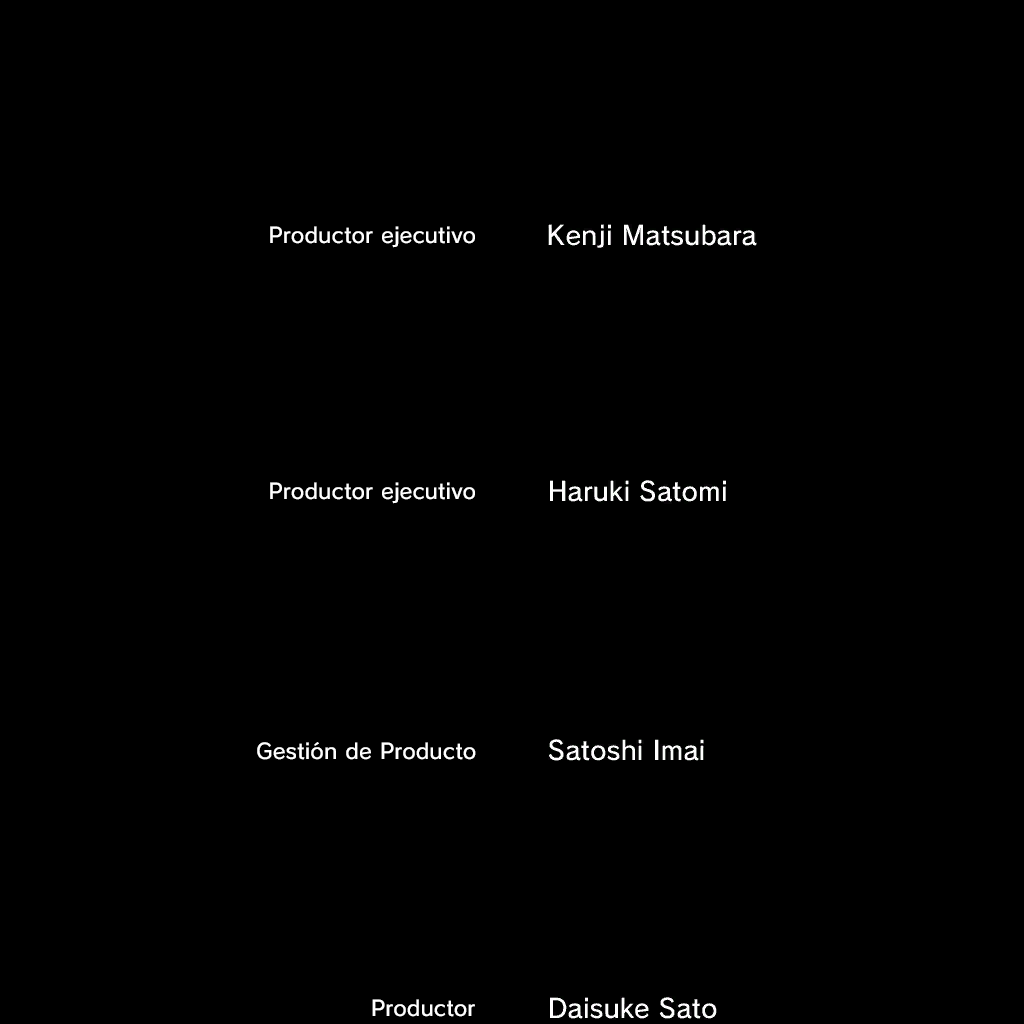
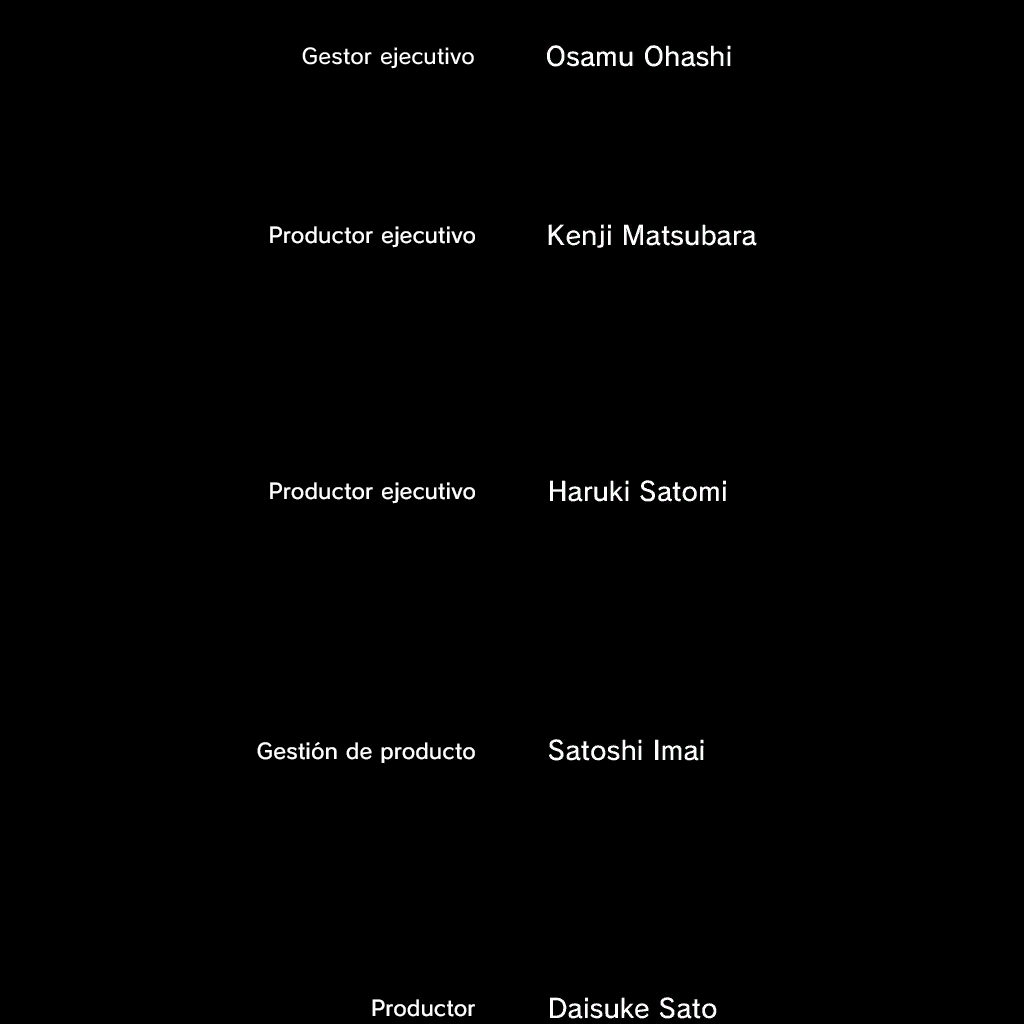
Revision of a layered 1024x1024 image; what changed, layer by layer:
added layer "Capa 1" above "Productor" over [302, 45, 731, 69]
renamed "Gestión de Producto" to "Gestión de producto", painted on it over [257, 742, 476, 763]
